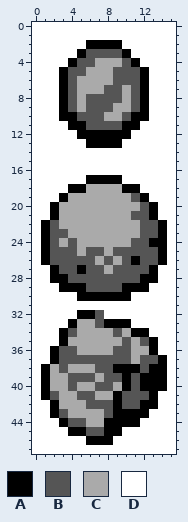
File history of a pixel-art sprite, gfx/sprites/amber_dome_helix.png. Above, as it was before the edit.
The file is 16x48 pixels. Colours within 5 levels of each other are drawn and written as one.
Palette (. is transparent): A #000000  B #555555  C #aaaaaa  D #ffffff
Pixels before, first column x 0:
 0 DDDDDDDDDDDDDDDD
 1 DDDDDDDDDDDDDDDD
 2 DDDDDDAAAADDDDDD
 3 DDDDDABBBBADDDDD
 4 DDDDABBCCCBADDDD
 5 DDDABBCCCBBBADDD
 6 DDDABCCCCBBBADDD
 7 DDDABCCCBBCBADDD
 8 DDDABCBBBBCBADDD
 9 DDDABCBBBCCBADDD
10 DDDAABBBCCBAADDD
11 DDDDAABBBBAADDDD
12 DDDDDAAAAAADDDDD
13 DDDDDDAAAADDDDDD
14 DDDDDDDDDDDDDDDD
15 DDDDDDDDDDDDDDDD
16 DDDDDDDDDDDDDDDD
17 DDDDDDAAAADDDDDD
18 DDDDAACCCCAADDDD
19 DDDACCCCCCCBADDD
20 DDACCCCCCCCCBADD
21 DDACCCCCCCCBBADD
22 DABCCCCCCCCCBBAD
23 DABBCCCCCCCCBBAD
24 DABCBCCCCCCBBAAD
25 DABBBCBBCBBBBBAD
26 DABBBBBCBCBABBAD
27 DDABBABBCBBBBADD
28 DDAABBBBBBBBAADD
29 DDDAAABBBBAAADDD
30 DDDDDAAAAAADDDDD
31 DDDDDDDDDDDDDDDD
32 DDDDDAABDDDDDDDD
33 DDDDACCBAAADDDDD
34 DDDABCCCCBCAADDD
35 DDDACCCCCCBCBADD
36 DDABBCCCCBBCCADD
37 DDABBBBBBBBCBBAD
38 DACBCCCBBAAABAAD
39 DACCBBBCBBABAAAD
40 DACCBCCBBCABAAAD
41 DABCCBBCCABBBADD
42 DDACCCBBBABBAADD
43 DDABCCCCBAAAADDD
44 DDDABBCCAAAADDDD
45 DDDDAABBAADDDDDD
46 DDDDDDAAADDDDDDD
47 DDDDDDDDDDDDDDDD
Once edited:
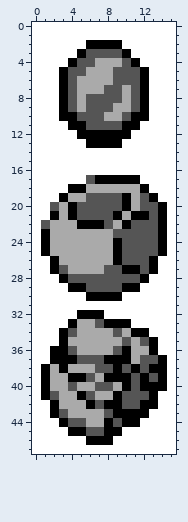
Diff:
Colour B becomes colour A in row 21 at x 11 to 12; in row 25 at x 9; in row 26 at x 2 and 13; in row 27 at x 10 to 11; in row 32 at x 7; in row 36 at x 3 and 10.
Colour B becomes colour A in row 37 at x 3 to 4 and 8 to 10; in row 38 at x 3; in row 39 at x 4 to 5 and 8 to 9; in row 41 at x 5; in row 42 at x 6 and 8.
Colour C becomes colour A in row 19 at x 10; in row 20 at x 4 and 10; in row 21 at x 4 and 9; in row 22 at x 5 to 7 and 10; in row 24 at x 9; in row 26 at x 9.
Colour D becomes colour A in row 17 at x 10 to 11; in row 18 at x 12; in row 19 at x 13; in rows 20 to 21 at x 14.
Colour A becomes colour B in row 17 at x 6; in row 19 at x 12; in row 20 at x 2 and 13; in row 21 at x 13; in row 22 at x 1; in row 24 at x 13.
Colour A becomes colour B in row 26 at x 11; in row 38 at x 10; in row 39 at x 13; in row 44 at x 9.
Colour C becomes colour B in row 19 at x 6 to 9; in row 20 at x 5 to 9; in row 21 at x 5 to 8; in row 22 at x 8 and 11; in row 23 at x 9 to 11; in row 24 at x 10.
Colour C becomes colour B in row 27 at x 8.
Colour A becomes colour C in row 18 at x 10 to 11; in row 27 at x 5.
Colour B becomes colour C in row 19 at x 11; in row 22 at x 2; in row 23 at x 2 to 3; in row 24 at x 2 and 4; in row 25 at x 2 to 4 and 6 to 7; in row 26 at x 3 to 6 and 8.
Colour B becomes colour C in row 27 at x 4 and 6 to 7.
Colour A becomes colour D in row 26 at x 1 and 14; in row 28 at x 2 and 13; in row 29 at x 3 and 12; in row 30 at x 5 and 10.
Where, in picture pixels (left, top, right, bottom), the same in both pictures:
changed: (41, 175, 167, 319)
changed: (59, 346, 158, 427)
